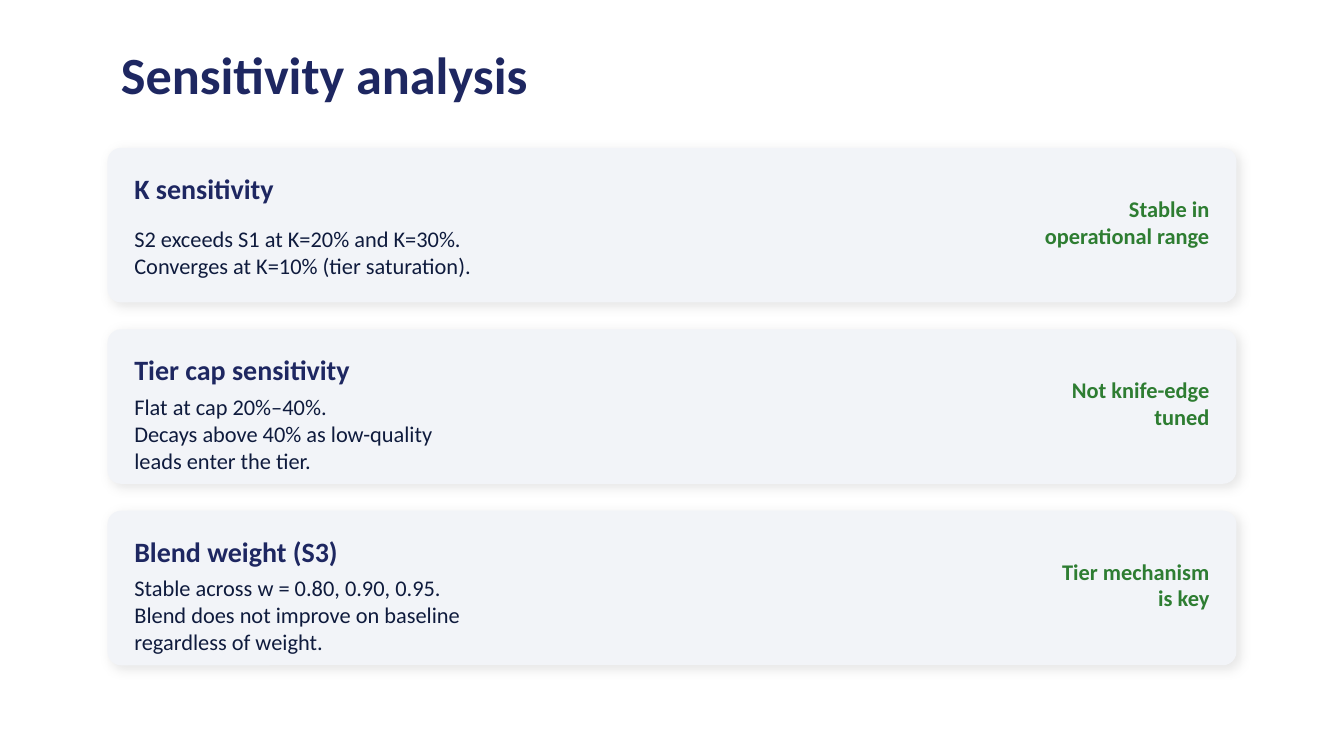
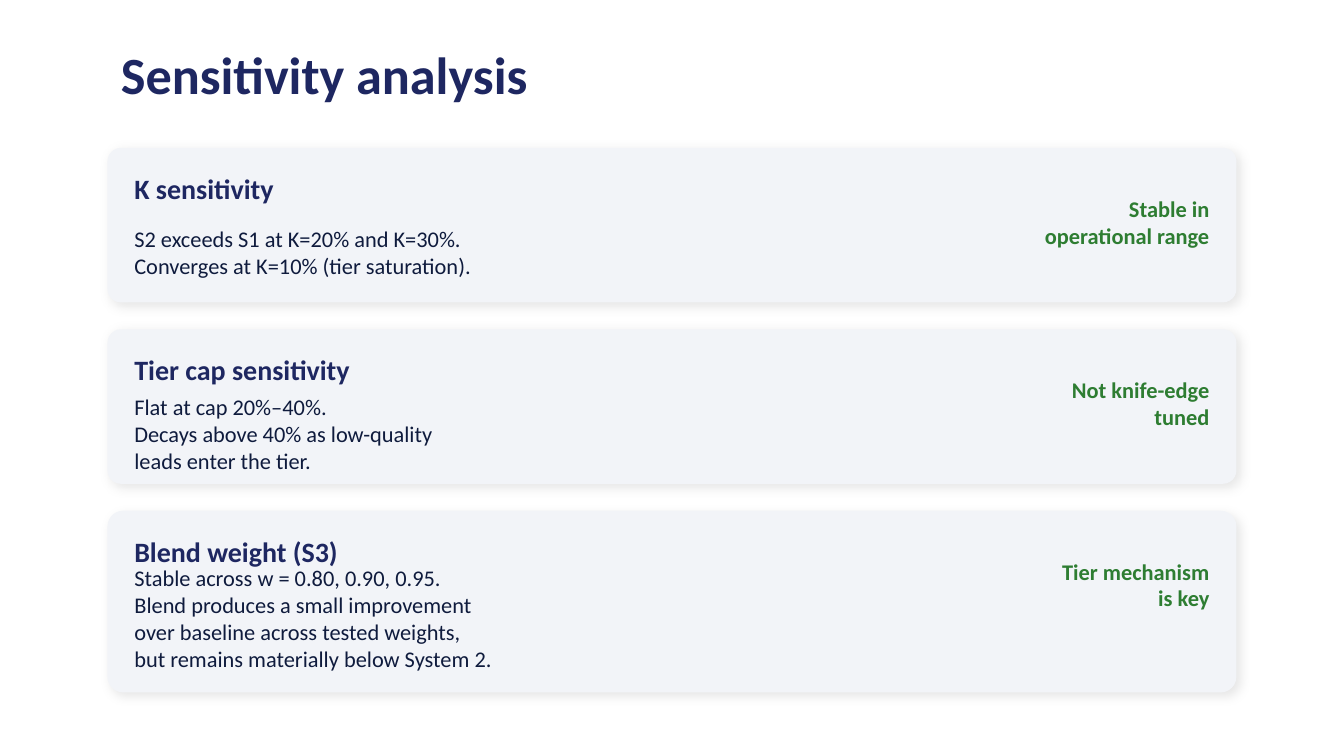
Before and after one commit to thomami244/Masters_Constrained_Lead_Qualification, a slide deck: slide 10 of dissertation_presentation_v2.pptx. Drawn at 1344x756 pixels with LibreOffice and Linux fonts; fonts in the diff are those of the drawing. Boxes give left, top, right and bottom in pixels: in the first picture for what was removed or moved away, otherwise in the second. Text is boxed around its words. In the diff, an @@ line names an element or a change of style, - is before the commit and + after.

```diff
--- a/dissertation_presentation_v2.pptx
+++ b/dissertation_presentation_v2.pptx
@@ rounded rectangle: place and size @@
-rounded rectangle at bbox=[108, 511, 1236, 665]
+rounded rectangle at bbox=[108, 511, 1236, 692]
@@ text at bbox=[134, 597, 492, 671]: text changed @@
-Blend does not improve on baseline
-regardless of weight.
+Blend produces a small improvement
+over baseline across tested weights,
+but remains materially below System 2.
```
Also in this commit, not shown: 4 other slides changed.
